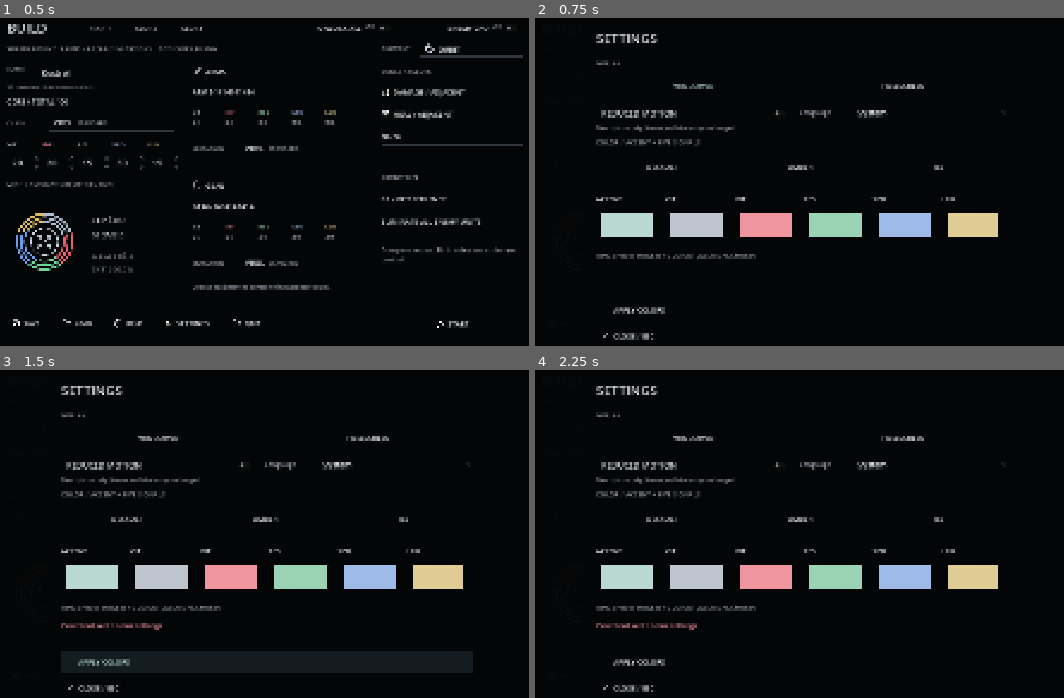
Above: before the commit, frames 1-4 (two rows, left to right).
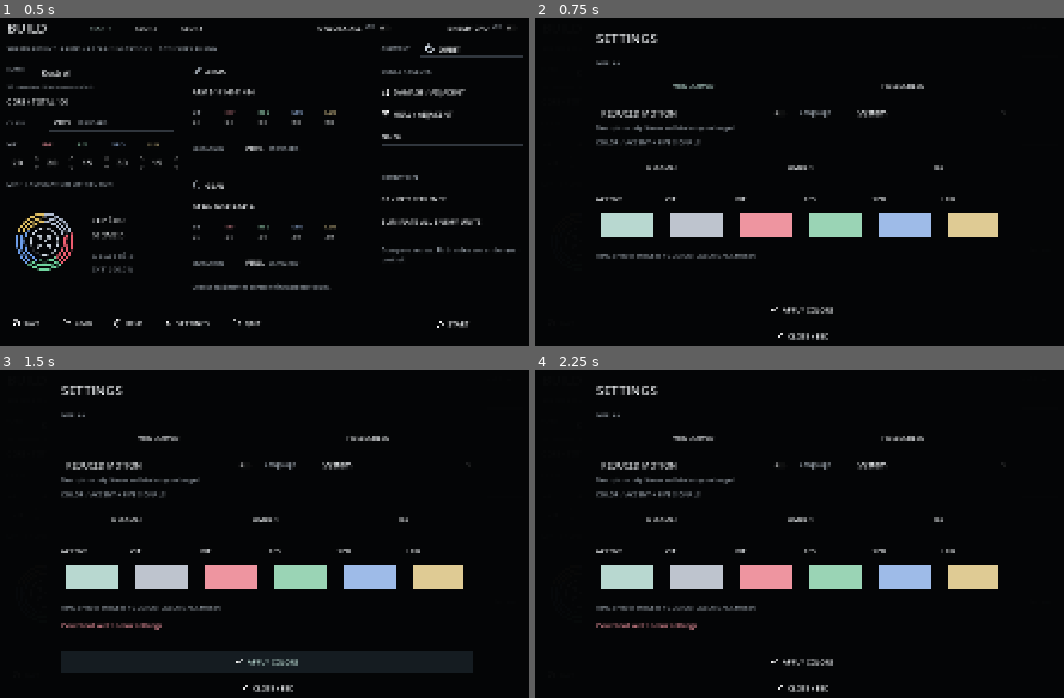
Above: after the commit, the same moments.

Repository: Glitch-Sound/phase
Game: Godot game, scene res://main.tscn
Same seed, same stepped clock (60 frames per second), same inputs: the game is played once before the commit and once after it.
Inputs:
- Up to frame 1 (0.5 s): no input
- Up to frame 2 (0.75 s): click "SETTINGS" at 0.5 s
- Up to frame 3 (1.5 s): click "APPLY COLORS" at 1.25 s
- Up to frame 4 (2.25 s): click "START" at 2 s

Frame 1 is identical in both runs. In frame 2, 0.6% of the frame differs, in the area x 12-57%, y 88-99%; in frame 3, 0.6%; in frame 4, 0.6%.

Commit message:
設定画面のアイコンと文字を一組で中央に揃える

Diff:
--- a/tests/interface_hierarchy.gd
+++ b/tests/interface_hierarchy.gd
@@ -130,6 +130,12 @@
 	game._settings()
 	await process_frame
 	_check_surface(game.auxiliary,"SETTINGS")
+	var footer=game.auxiliary.find_children("*","Button",true,false).filter(func(b):return b.text in ["APPLY COLORS","CLOSE / ESC"])
+	_check(footer.size()==2 and footer.all(func(b):
+		var width=b.get_theme_font("font").get_string_size(b.text,HORIZONTAL_ALIGNMENT_LEFT,-1,b.get_theme_font_size("font_size")).x+b.get_theme_constant("icon_max_width")+b.get_theme_constant("h_separation")
+		return b.alignment==HORIZONTAL_ALIGNMENT_CENTER and b.vertical_icon_alignment==VERTICAL_ALIGNMENT_CENTER and ["normal","hover","pressed","focus","disabled"].all(func(state):
+			var footer_style=b.get_theme_stylebox(state)
+			return is_equal_approx(footer_style.content_margin_left,footer_style.content_margin_right) and is_equal_approx(footer_style.content_margin_left*2+width,b.size.x))),"SETTINGS footer keeps each icon and label together at the button center in every interaction state")
 	game._close_aux()
 	game._start_battle()
 	game._cell_input(Vector2i(4,4))
--- a/ui/main.gd
+++ b/ui/main.gd
@@ -1468,8 +1468,17 @@
 		palette_pickers.append(picker)
 	_prose_label(panel,"RINGS: VIVID PRESETS / CUSTOM COLORS AS CHOSEN",Rect2(36,558,988,30),15,MUTED)
 	palette_error=_label(panel,"",Rect2(36,600,988,52),17,status_colors[1])
-	_button(panel,"APPLY COLORS",Rect2(36,676,988,48),_apply_colors,"check")
-	_button(panel,"CLOSE / ESC",Rect2(36,742,988,42),_close_aux,"close")
+	for item in [["APPLY COLORS",Rect2(36,676,988,48),_apply_colors,"check"],["CLOSE / ESC",Rect2(36,742,988,42),_close_aux,"close"]]:
+		var button=_button(panel,item[0],item[1],item[2],item[3])
+		button.alignment=HORIZONTAL_ALIGNMENT_CENTER
+		button.vertical_icon_alignment=VERTICAL_ALIGNMENT_CENTER
+		# 設定の2操作だけ、既存の間隔を保ったアイコンと文字を一組で中央へ置く。
+		var content_width=button.get_theme_font("font").get_string_size(button.text,HORIZONTAL_ALIGNMENT_LEFT,-1,button.get_theme_font_size("font_size")).x+button.get_theme_constant("icon_max_width")+button.get_theme_constant("h_separation")
+		var padding=maxf(0,(button.size.x-content_width)/2)
+		for state in ["normal","hover","pressed","focus","disabled"]:
+			var style=button.get_theme_stylebox(state).duplicate()
+			style.content_margin_left=padding;style.content_margin_right=padding
+			button.add_theme_stylebox_override(state,style)
 
 func _apply_colors() -> void:
 	var colors=[]
Not shown, added: artifacts/settings-button-centers-review.md
